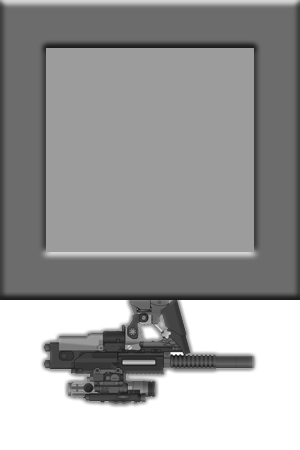
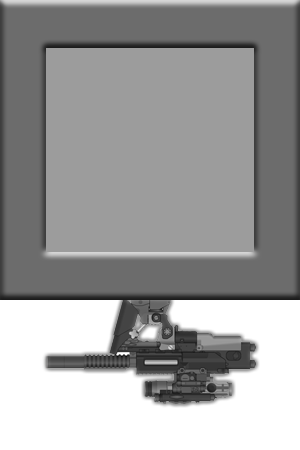
Comparing the layer stacks of the two 300×450 images. Changes:
painted on "Background copy 2" over 44, 300, 256, 404
painted on "Background copy" over 44, 300, 256, 404
